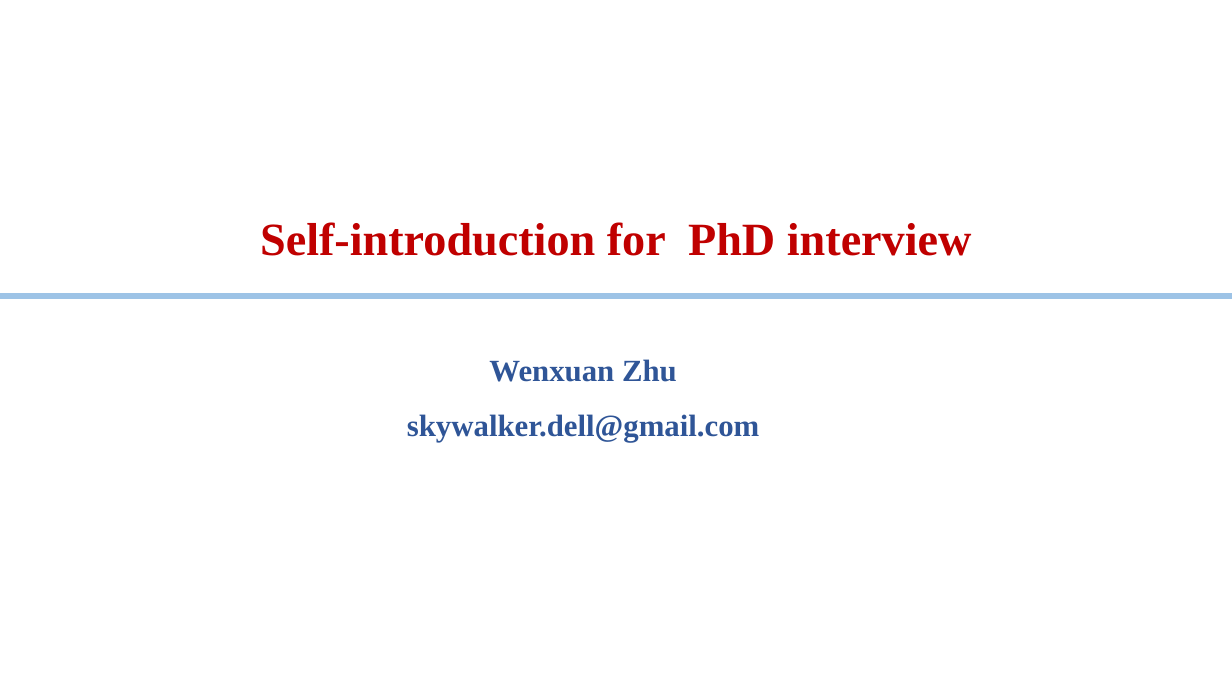
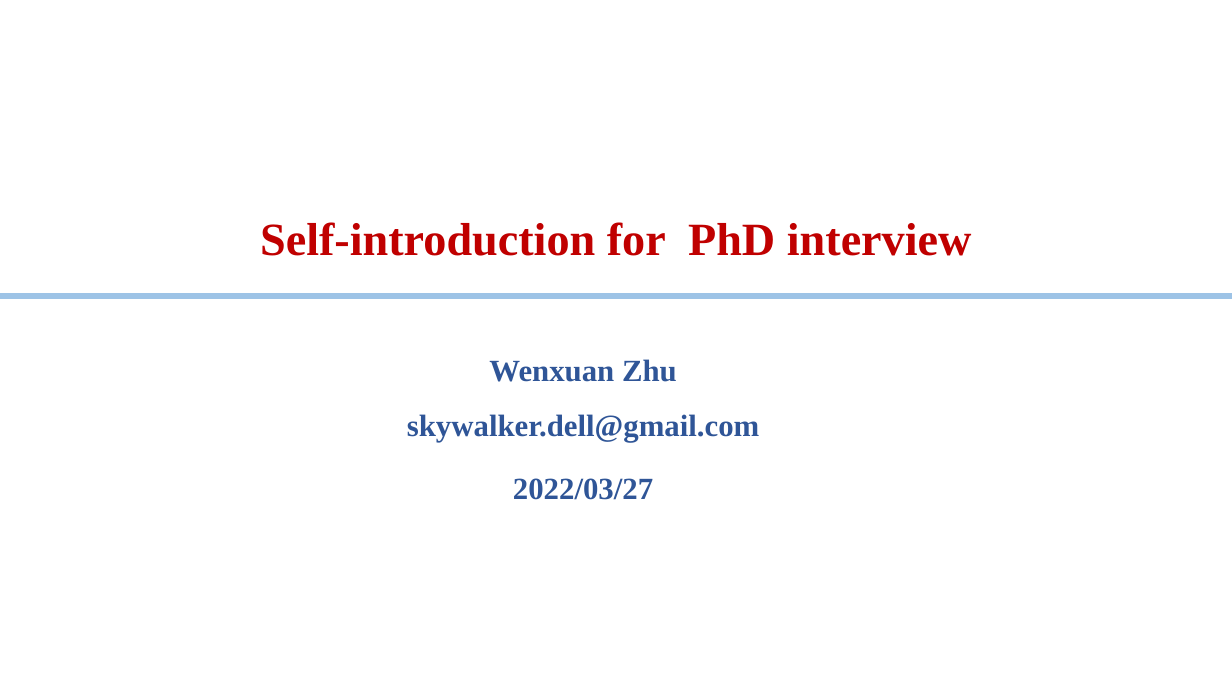
Before and after one commit to skywalker-dell/slide_template, a slide deck: slide 1 of template.pptx. Drawn at 1232x693 pixels with LibreOffice and Linux fonts; fonts in the diff are those of the drawing. Boxes give left, top, right and bottom in pixels: in the first picture for what was removed or moved away, otherwise in the second. Text is boxed around its words. In the diff, an @@ line names an element or a change of style, - is before the commit and + after.

Commit message:
add time

```diff
--- a/template.pptx
+++ b/template.pptx
@@ text added at [513,478,653,500], 24 pt, text #2F5597, bold @@
+2022/03/27
```
